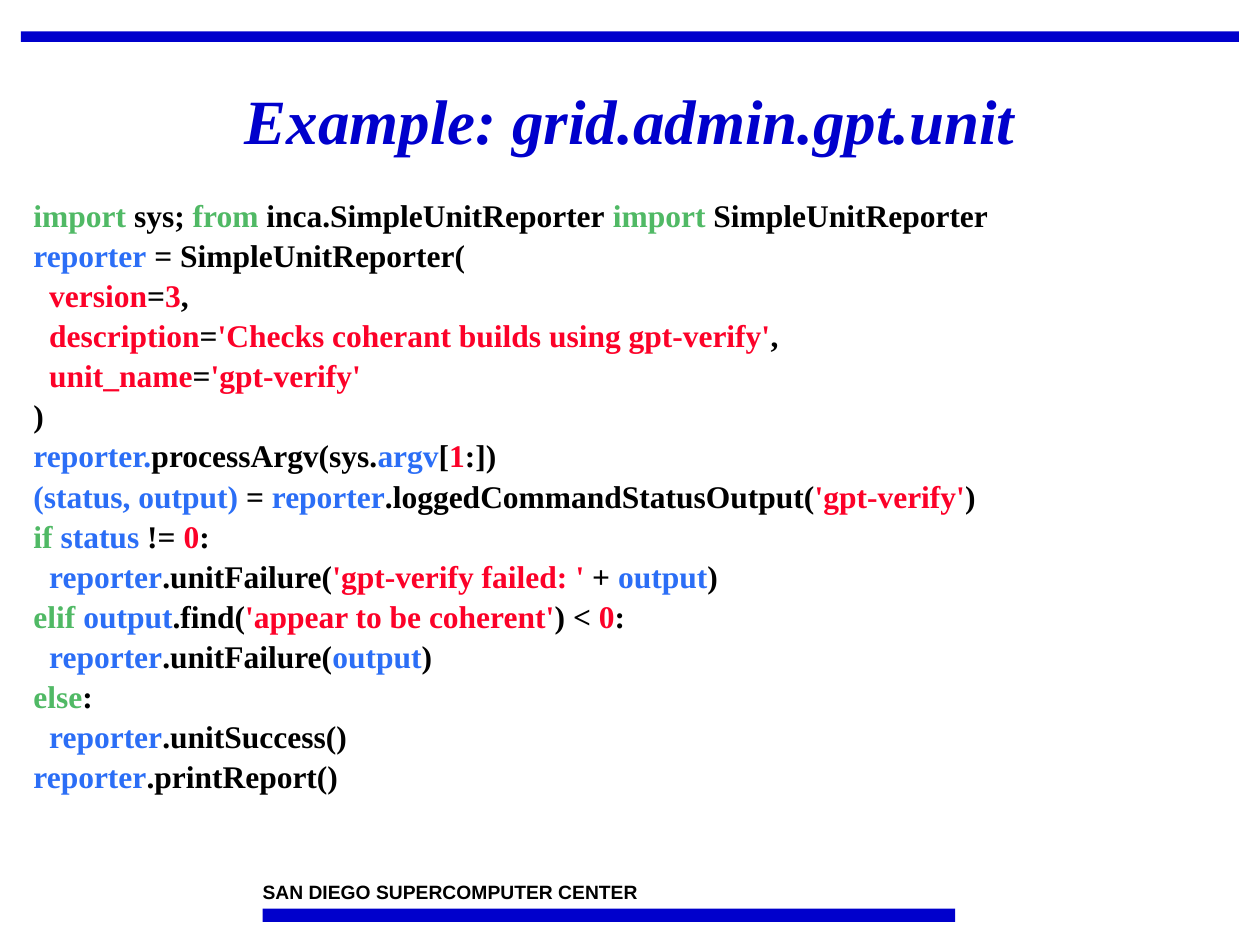
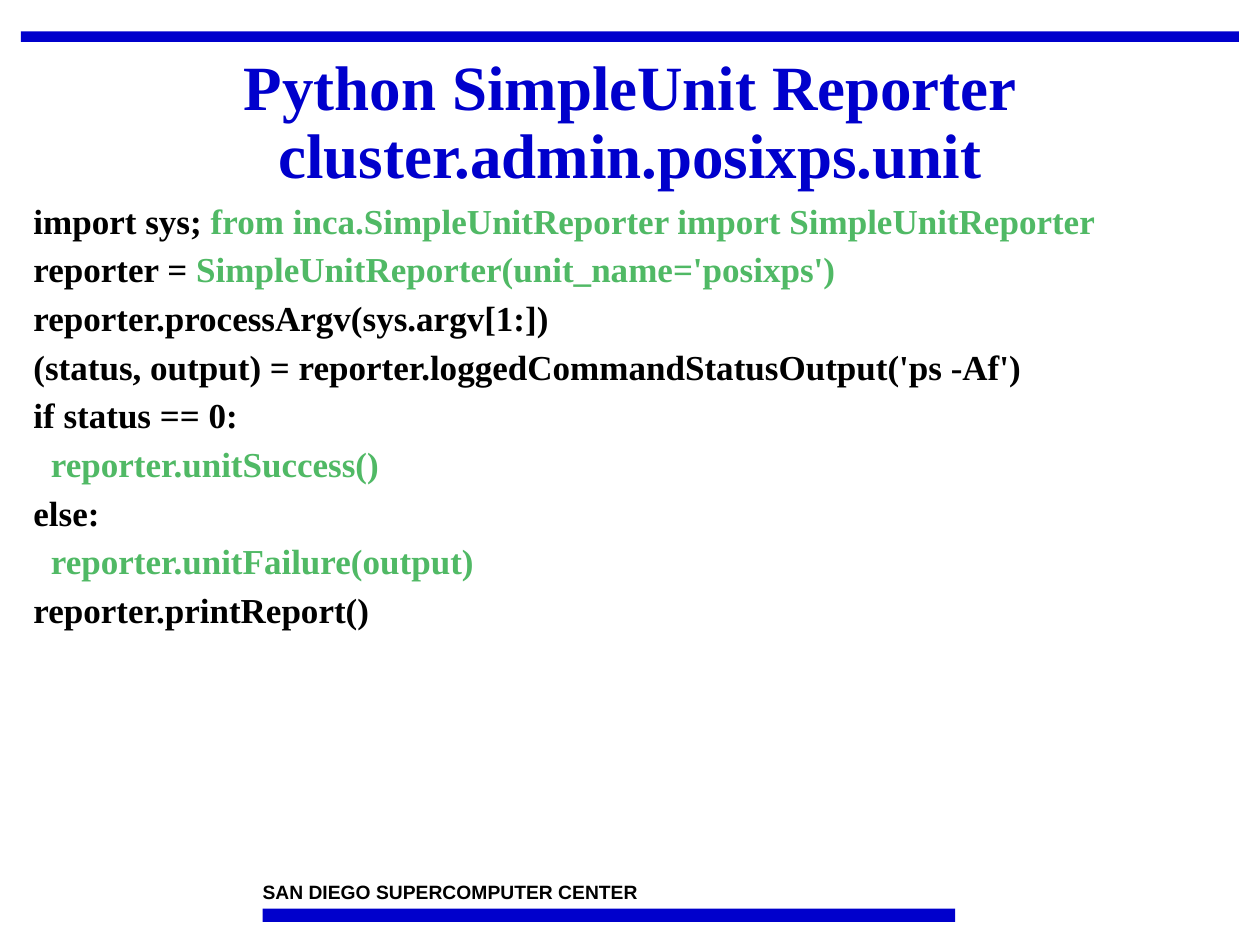
Before and after one commit to IncaProject/inca-xsede, a slide deck: slide 22 of talks/2008workshop/incaReporters.ppt. Drawn at 1260x945 pixels with LibreOffice and Linux fonts; fonts in the diff are those of the drawing; background and template pictures are left out. Boxes give left, top, right and bottom in pixels: in the first picture for what was removed or moved away, otherwise in the second. Text is boxed around its words. In the diff, an @@ line names an element or a change of style, - is before the commit and + after.

```diff
--- a/talks/2008workshop/incaReporters.ppt
+++ b/talks/2008workshop/incaReporters.ppt
@@ title at [244,66,1017,190]: text changed; italic off @@
-Example: grid.admin.gpt.unit
+Python SimpleUnit Reporter cluster.admin.posixps.unit
@@ text at [33,209,1094,630]: size 18 to 20 pt in "import sys; from inca.SimpleUnitReporter import SimpleUnitRe ...", "reporter.processArgv(sys.argv[1:])", "reporter.unitFailure(output)", "reporter.printReport()"; text colour #50B965 to #000000 in "import"; text colour #000000 to #50B965 in "inca.SimpleUnitReporter SimpleUnitReporter", "reporter.unitFailure(output)"; text colour #2B6EF6 to #000000 in "reporter.processArgv(sys.argv[1:])", "reporter.printReport()"; text colour #FC0128 to #000000 in "reporter.processArgv(sys.argv[1:])"; text colour #2B6EF6 to #50B965 in "reporter.unitFailure(output)"; line spacing 0.85 to 0.95 @@
@@ text at [33,257,835,290]: text changed; size 18 to 20 pt; text colour #FC0128 to #50B965 @@
-reporter = SimpleUnitReporter(
-version=3,
-description='Checks coherant builds using gpt-verify',
-unit_name='gpt-verify'
-)
+reporter = SimpleUnitReporter(unit_name='posixps')
@@ text at [33,355,1021,527]: text changed; size 18 to 20 pt @@
-(status, output) = reporter.loggedCommandStatusOutput('gpt-verify')
-if status != 0:
-reporter.unitFailure('gpt-verify failed: ' + output)
-elif output.find('appear to be coherent') < 0:
+(status, output) = reporter.loggedCommandStatusOutput('ps -Af')
+if status == 0:
+reporter.unitSuccess()
+else:
@@ text at [33,686,347,754]: paragraphs removed @@
-else:
-reporter.unitSuccess()
```
Also in this commit, not shown: 32 other slides changed, 1 slide added, 5 slides removed, 1 other file.
